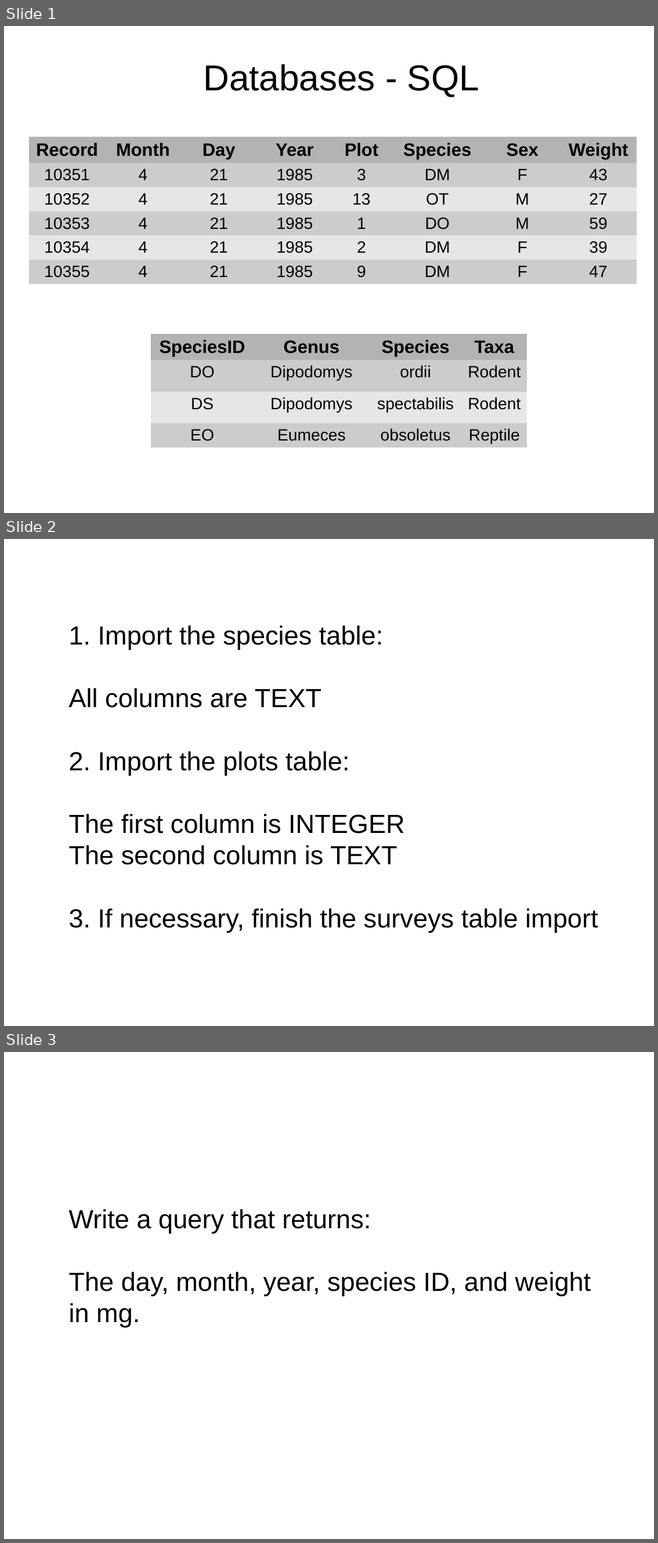
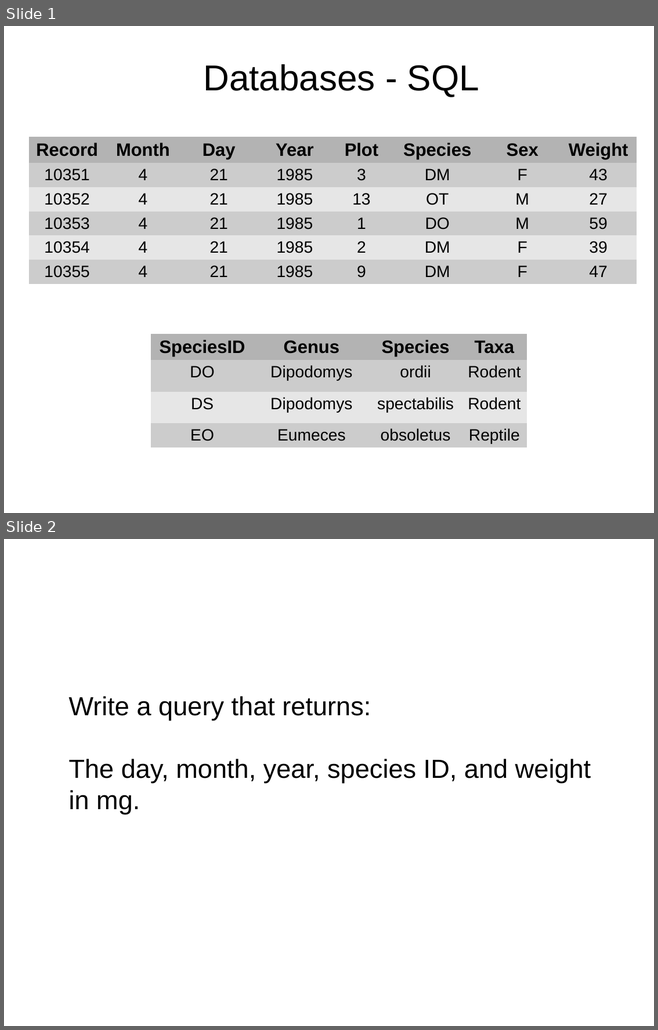
Before and after one commit to ethanwhite/swc-bootcamp-material, a slide deck: Lectures/sql.odp. Shown one above the other, each under a label of ours: slides 1, 2 and 3 before the commit, slides 1 and 2 after it. The pictures are 658x1543 and 658x1030 pixels, drawn with LibreOffice and Linux fonts; fonts in the diff are those of the drawing. Boxes give left, top, right and bottom in pixels: in the first picture for what was removed or moved away, otherwise in the second. Text is boxed around its words. In the diff, an @@ line names an element or a change of style, - is before the commit and + after.

```diff
--- a/Lectures/sql.odp
+++ b/Lectures/sql.odp
@@ slide 2 removed at (4, 539, 654, 1026), background #FFFFFF @@
@@ text removed at (69, 625, 597, 932) @@
-1. Import the species table:
-All columns are TEXT
-2. Import the plots table:
-The first column is INTEGER
-The second column is TEXT
-3. If necessary, finish the surveys table import
@@ what was slide 3 is now slide 2 @@
```
Also in this commit, not shown: 1 slide changed.
